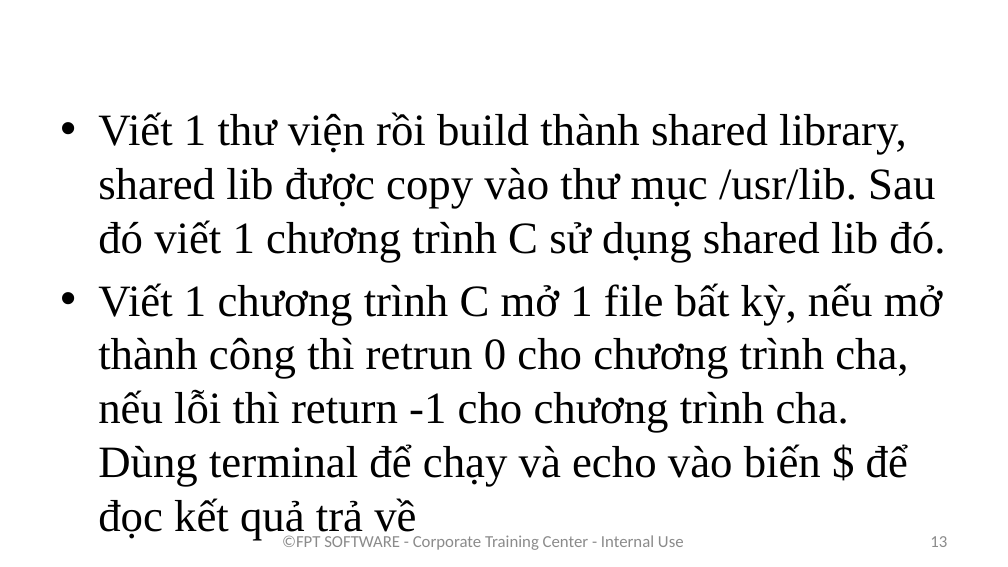
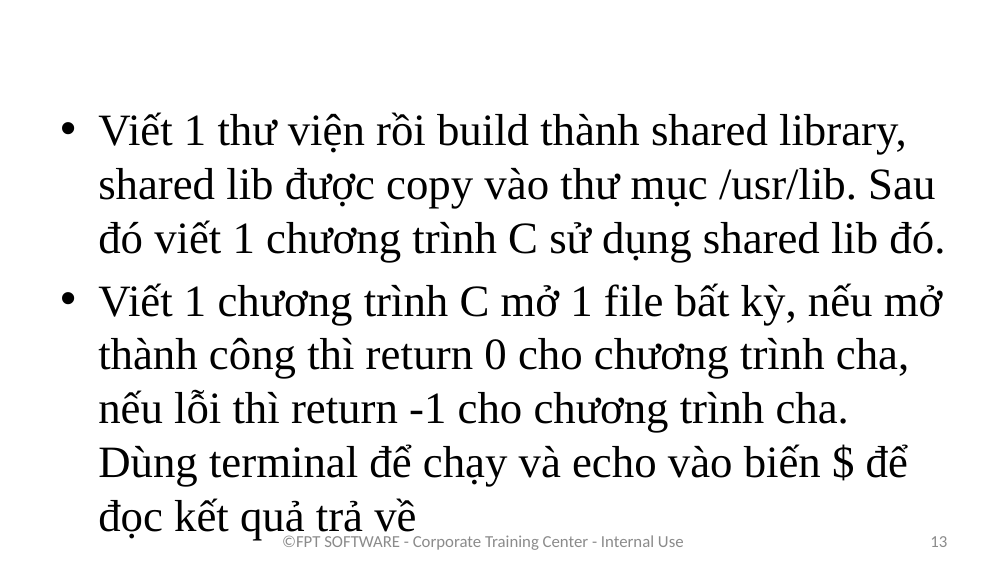
Before and after one commit to baonq-me/training_linux_embedded_v2, a slide deck: slide 13 of Bai 3/Process.pptx. Drawn at 1008x567 pixels with LibreOffice and Linux fonts; fonts in the diff are those of the drawing; background and template pictures are left out. Boxes give left, top, right and bottom in pixels: in the first picture for what was removed or moved away, otherwise in the second. Text is boxed around its words. In the diff, an @@ line names an element or a change of style, - is before the commit and + after.

```diff
--- a/Bai 3/Process.pptx
+++ b/Bai 3/Process.pptx
@@ text at <box>98,283,943,487</box>: text changed @@
-• Viết 1 chương trình C mở 1 file bất kỳ, nếu mở thành công thì retrun 0 cho chương trình cha, nếu lỗi thì return -1 cho chương trình cha. Dùng terminal để chạy và echo vào biến $ để đọc kết quả trả về
+• Viết 1 chương trình C mở 1 file bất kỳ, nếu mở thành công thì return 0 cho chương trình cha, nếu lỗi thì return -1 cho chương trình cha. Dùng terminal để chạy và echo vào biến $ để đọc kết quả trả về
```
Also in this commit, not shown: 1 other file.
